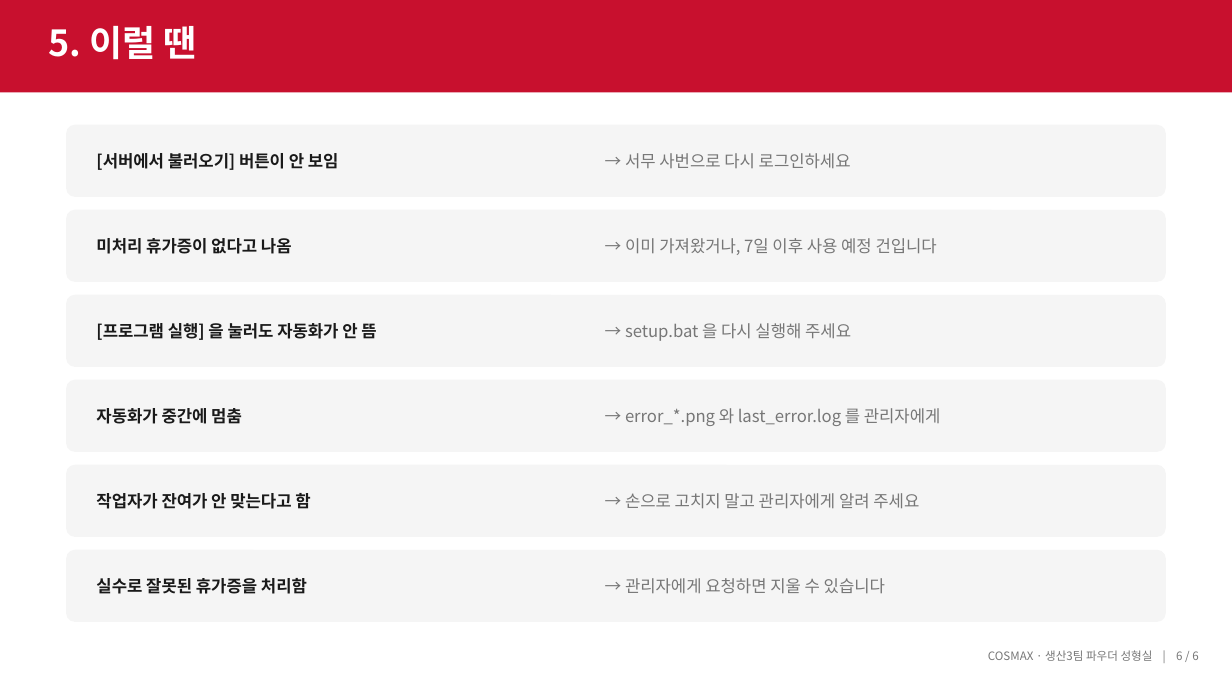
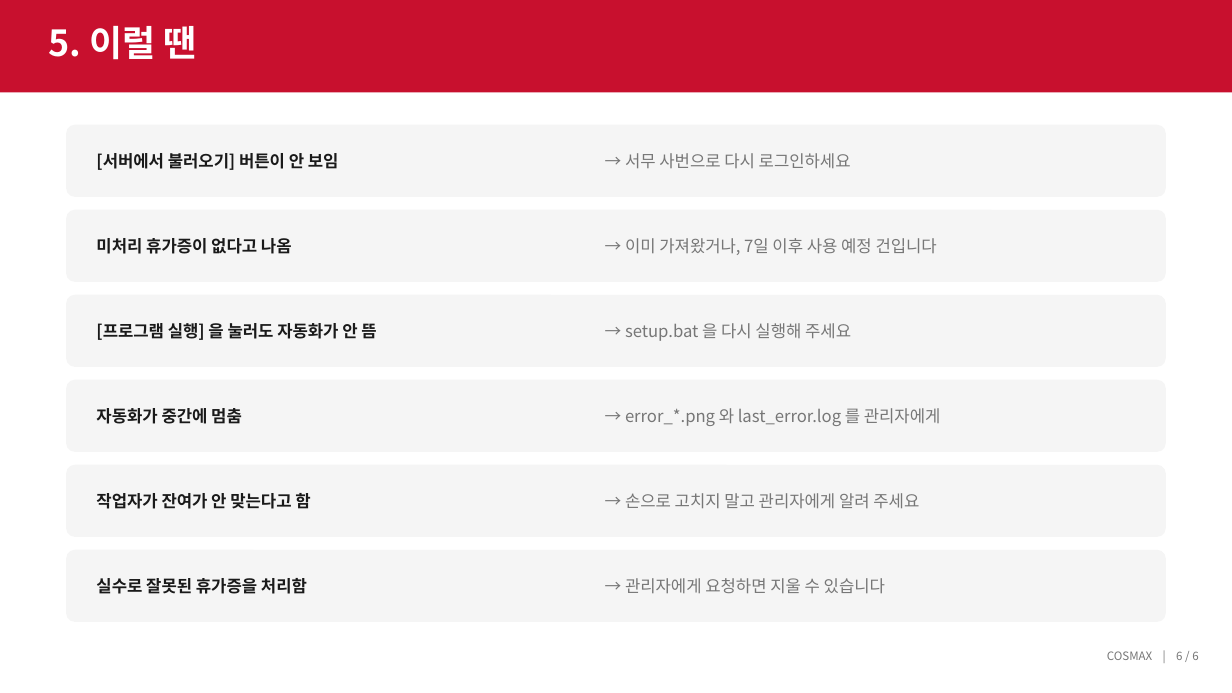
Before and after one commit to djlee-cosmax/Vacation-Permit-Auto-System, a slide deck: slide 6 of docs/휴가증 자동 반영 프로그램 안내 (서무용).pptx. Drawn at 1232x693 pixels with LibreOffice and Linux fonts; fonts in the diff are those of the drawing. Boxes give left, top, right and bottom in pixels: in the first picture for what was removed or moved away, otherwise in the second. Text is boxed around its words. In the diff, an @@ line names an element or a change of style, - is before the commit and + after.

```diff
--- a/docs/휴가증 자동 반영 프로그램 안내 (서무용).pptx
+++ b/docs/휴가증 자동 반영 프로그램 안내 (서무용).pptx
@@ text at (1107,651,1198,660): text changed @@
-COSMAX · 생산3팀 파우더 성형실 | 6 / 6
+COSMAX | 6 / 6
```
Also in this commit, not shown: 5 other slides changed, 3 other files.
